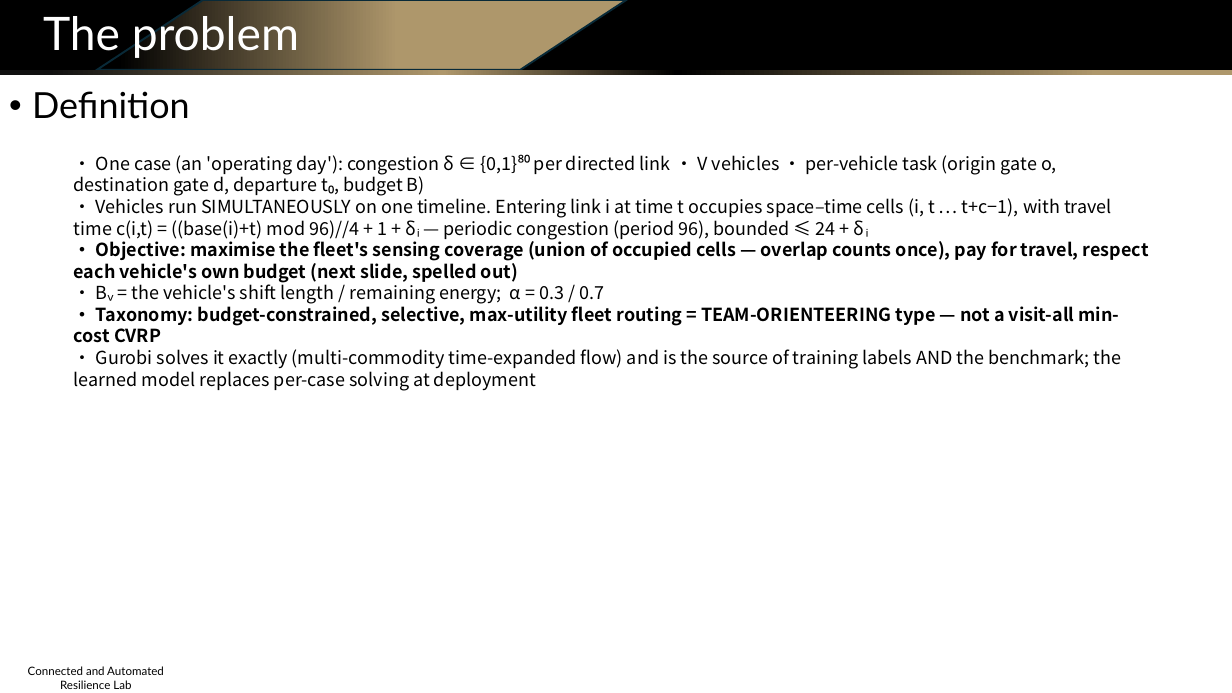
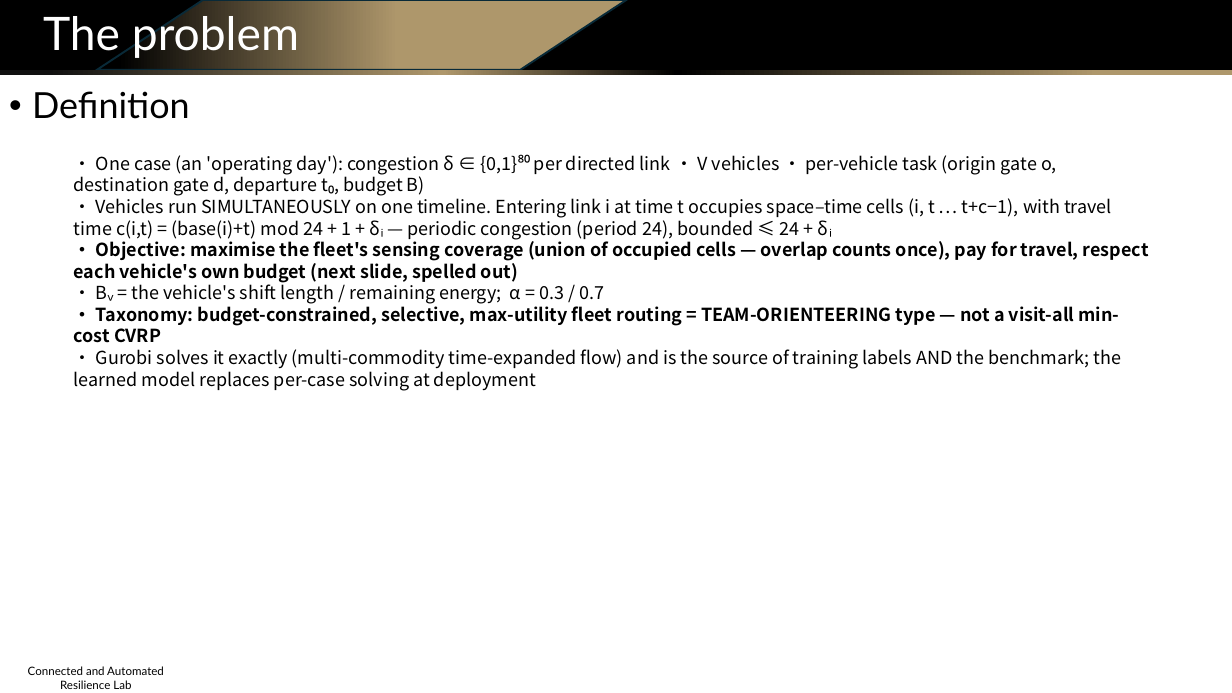
Before and after one commit to Dylan-Wyl10/RoboSense, a slide deck: slide 3 of experiments/20260804-budget-conditioning/ppt/sensing_routing_method_and_results.pptx. Drawn at 1232x693 pixels with LibreOffice and Linux fonts; fonts in the diff are those of the drawing; background and template pictures are left out. Boxes give left, top, right and bottom in pixels: in the first picture for what was removed or moved away, otherwise in the second. Text is boxed around its words. In the diff, an @@ line names an element or a change of style, - is before the commit and + after.

```diff
--- a/experiments/20260804-budget-conditioning/ppt/sensing_routing_method_and_results.pptx
+++ b/experiments/20260804-budget-conditioning/ppt/sensing_routing_method_and_results.pptx
@@ text at [74, 195, 1112, 240]: text changed @@
-• Vehicles run SIMULTANEOUSLY on one timeline. Entering link i at time t occupies space–time cells (i, t … t+c−1), with travel time c(i,t) = ((base(i)+t) mod 96)//4 + 1 + δᵢ — periodic congestion (period 96), bounded ≤ 24 + δᵢ
+• Vehicles run SIMULTANEOUSLY on one timeline. Entering link i at time t occupies space–time cells (i, t … t+c−1), with travel time c(i,t) = (base(i)+t) mod 24 + 1 + δᵢ — periodic congestion (period 24), bounded ≤ 24 + δᵢ
```
Also in this commit, not shown: 12 other slides changed, 24 other files.
